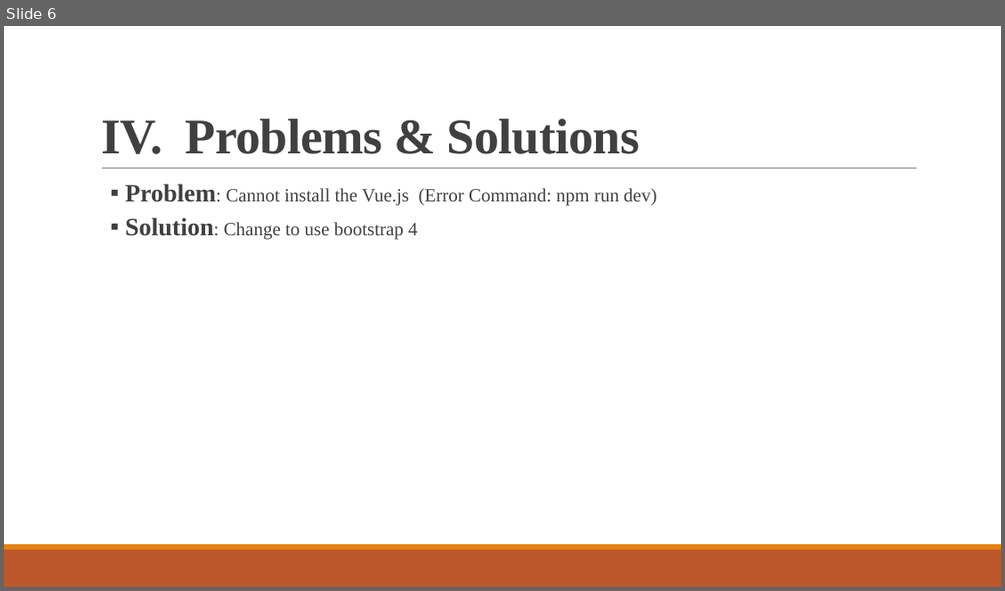
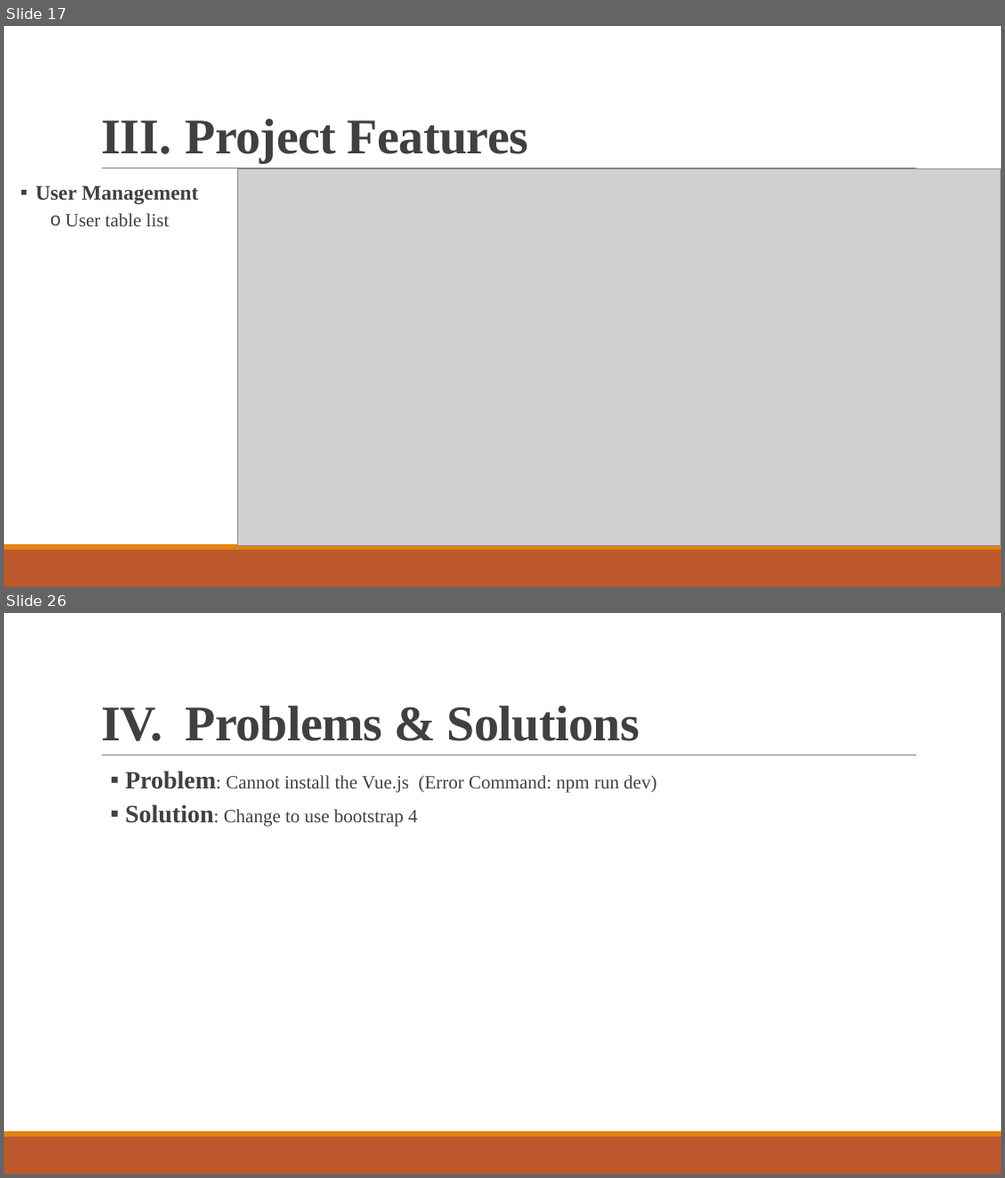
Before and after one commit to devit-chea/mini-project-orm, a slide deck: project documents/Article Post.pptx. Shown one above the other, each under a label of ours: slide 6 before the commit, slides 17 and 26 after it; the slides between them are not shown. The pictures are 1005x591 and 1005x1178 pixels, drawn with LibreOffice and Linux fonts; fonts in the diff are those of the drawing; grey boxes stand for pictures. Boxes give left, top, right and bottom in pixels: in the first picture for what was removed or moved away, otherwise in the second. Text is boxed around its words. In the diff, an @@ line names an element or a change of style, - is before the commit and + after.

```diff
--- a/project documents/Article Post.pptx
+++ b/project documents/Article Post.pptx
@@ slide 17 added at bbox=[4, 26, 1001, 587], background #FFFFFF; not listed: 3 template elements that a slide beside it also shows @@
@@ title added at bbox=[186, 119, 528, 163], 48 pt, text #404040, bold @@
+III. Project Features
@@ text added at bbox=[35, 185, 198, 226], 20 pt, text #404040, bold @@
+  ▪ User Management
+      o User table list
@@ picture added at bbox=[238, 168, 1001, 545] @@
@@ what was slide 6 is now slide 26 @@
```
Also in this commit, not shown: 1 slide changed, 19 other slides added, 5 other files.
